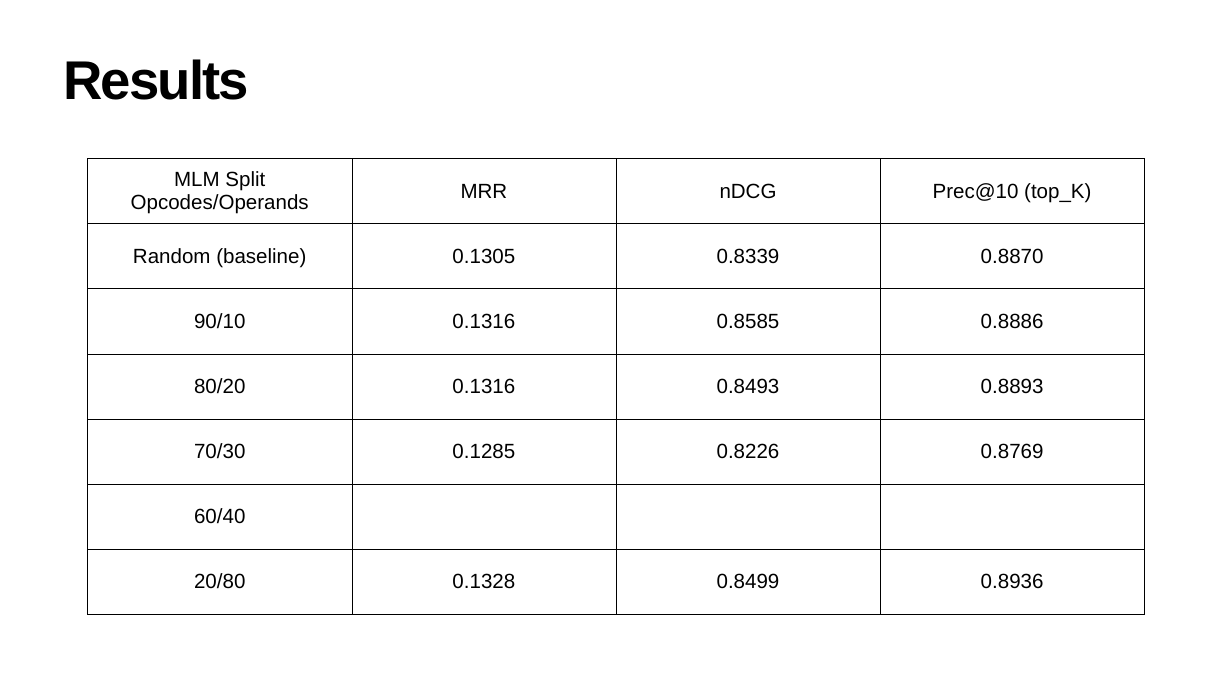
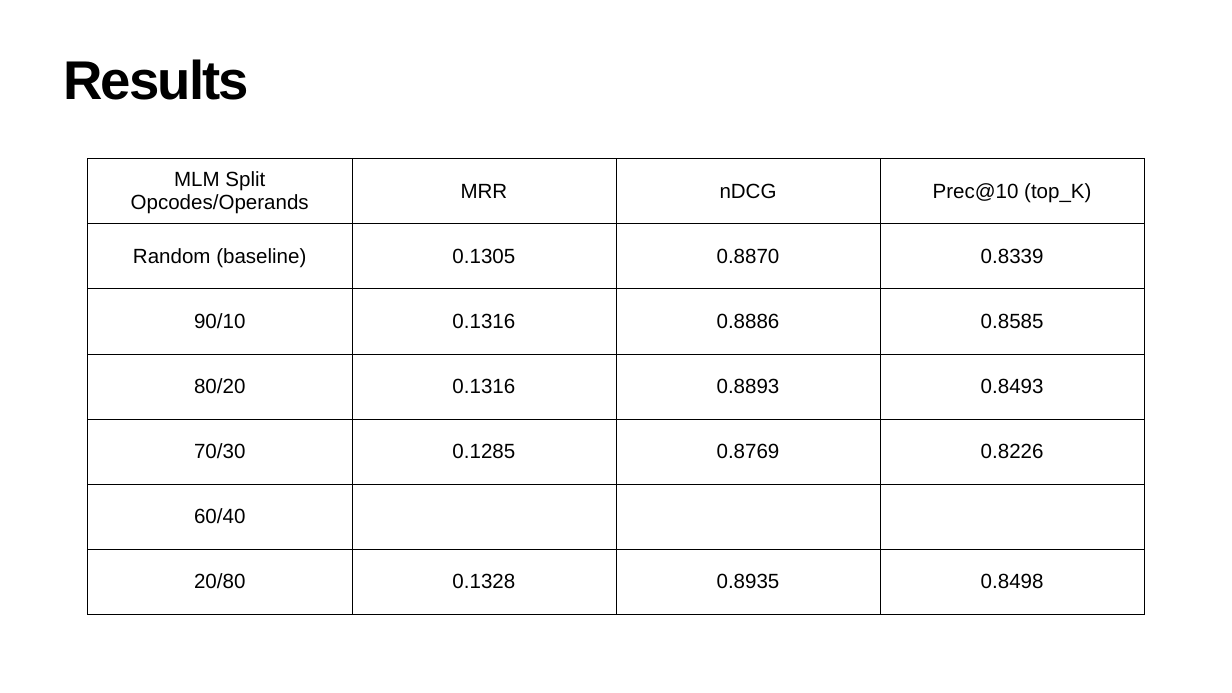
Before and after one commit to julig3ccd/BinAI, a slide deck: slide 14 of presentation/final_presentation.pptx. Drawn at 1232x693 pixels with LibreOffice and Linux fonts; fonts in the diff are those of the drawing. Boxes give left, top, right and bottom in pixels: in the first picture for what was removed or moved away, otherwise in the second. Text is boxed around its words. In the diff, an @@ line names an element or a change of style, - is before the commit and + after.

```diff
--- a/presentation/final_presentation.pptx
+++ b/presentation/final_presentation.pptx
@@ table at (88,158,1145,614) @@
-row 2, column 3: 0.8339
+row 2, column 3: 0.8870
-row 2, column 4: 0.8870
+row 2, column 4: 0.8339
-row 3, column 3: 0.8585
+row 3, column 3: 0.8886
-row 3, column 4: 0.8886
+row 3, column 4: 0.8585
-row 4, column 3: 0.8493
+row 4, column 3: 0.8893
-row 4, column 4: 0.8893
+row 4, column 4: 0.8493
-row 5, column 3: 0.8226
+row 5, column 3: 0.8769
-row 5, column 4: 0.8769
+row 5, column 4: 0.8226
-row 7, column 3: 0.8499
+row 7, column 3: 0.8935
-row 7, column 4: 0.8936
+row 7, column 4: 0.8498
```
Also in this commit, not shown: 2 other slides changed.
